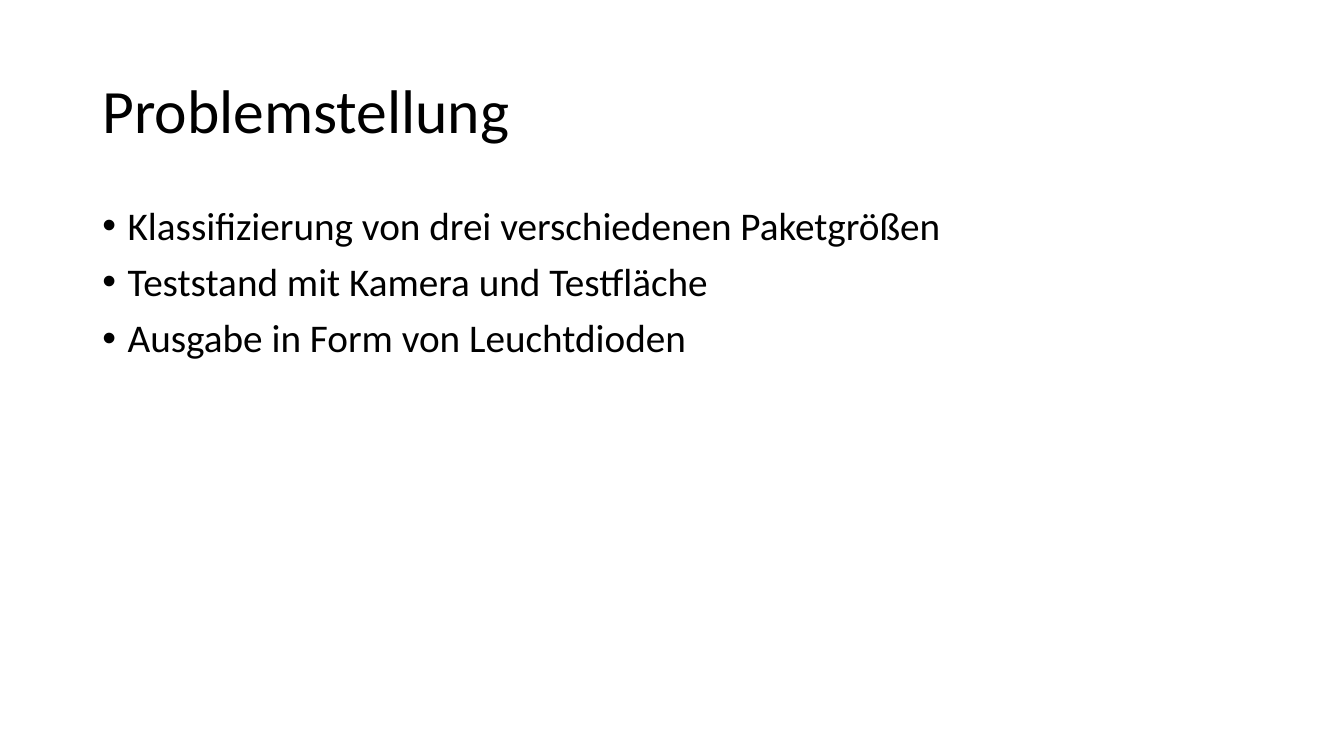
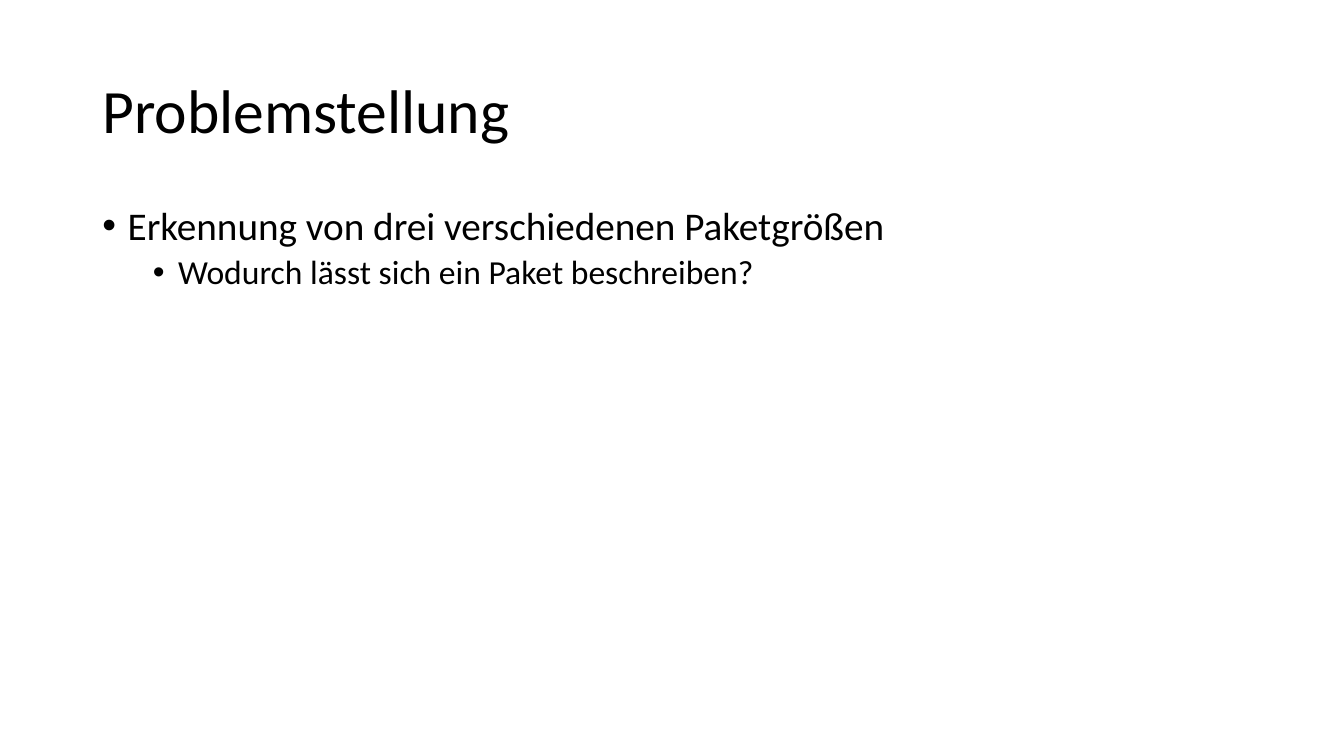
Before and after one commit to linuxfanatiker/hugepackage, a slide deck: slide 3 of 1Woche_Paketerkennung.pptx. Drawn at 1344x756 pixels with LibreOffice and Linux fonts; fonts in the diff are those of the drawing. Boxes give left, top, right and bottom in pixels: in the first picture for what was removed or moved away, otherwise in the second. Text is boxed around its words. In the diff, an @@ line names an element or a change of style, - is before the commit and + after.

```diff
--- a/1Woche_Paketerkennung.pptx
+++ b/1Woche_Paketerkennung.pptx
@@ text at (128,212,884,285): text changed @@
-• Klassifizierung von drei verschiedenen Paketgrößen
-• Teststand mit Kamera und Testfläche
-• Ausgabe in Form von Leuchtdioden
+• Erkennung von drei verschiedenen Paketgrößen
+  • Wodurch lässt sich ein Paket beschreiben?
```
Also in this commit, not shown: 3 other slides changed.
